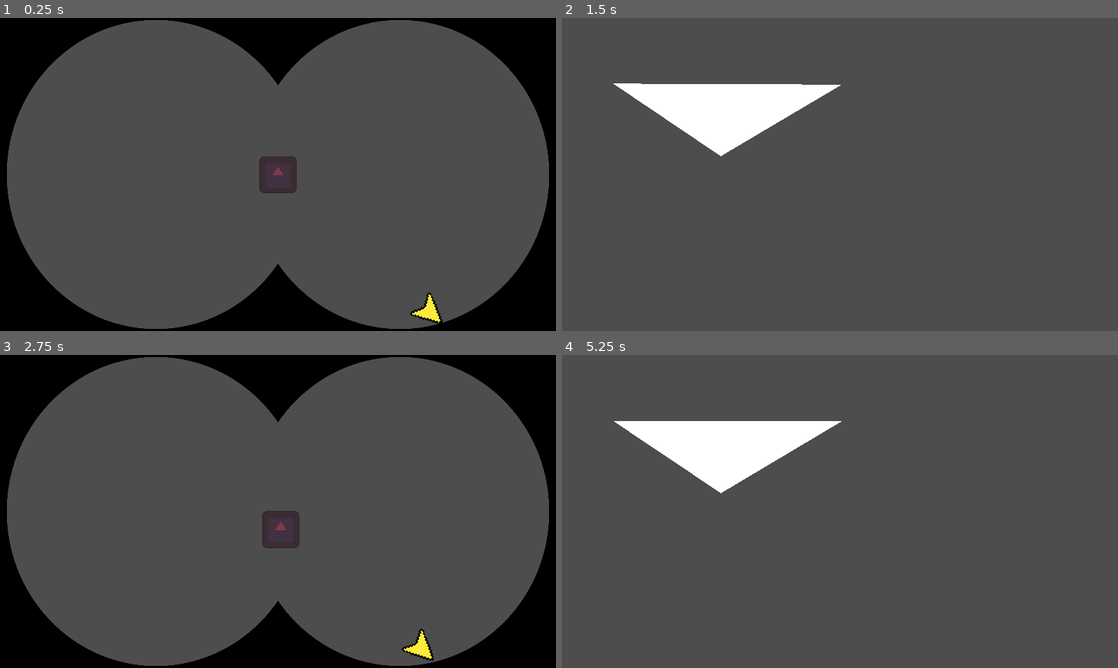
Above: before the commit, frames 1-4 (two rows, left to right).
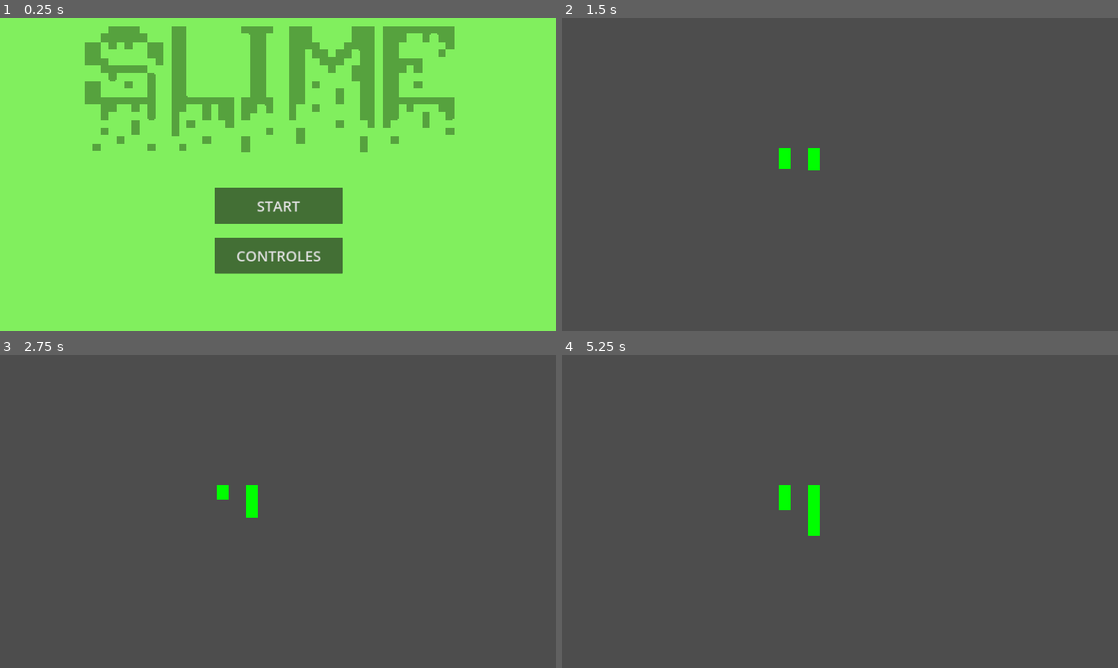
Above: after the commit, the same moments.

Repository: milksake/Slime
Game: Godot game, scene res://scenes/Menu.tscn
Two runs of this game, one before a commit and one after it. Both use one fixed random seed, a clock stepped at 60 frames per second and the inputs below. Before the commit the project starts from res://scenes/game.tscn. The engine's default icon, where the game draws it, is replaced by a stand-in: a white triangle on a blue panel in a dark square.
Inputs (mouse positions are in pixels of both pictures, inside the frame that each line leads up to):
- Up to frame 1 (0.25 s): no input
- Up to frame 2 (1.5 s): click (840, 205) at 0.5 s, where only the run after the commit has a clickable "START"; move the mouse to (962, 158) at 1.27 s; hold Right (ui_right) from 1.28 s (still down); tap X (change_to_avion) at 1.35 s; click (962, 158) at 1.42 s
- Up to frame 3 (2.75 s): move the mouse to (166, 527) at 2.02 s; release Right (ui_right) at 2.03 s; hold A (limpiar_moco_izq) from 2.03 s (still down); tap Z (change_to_binocular) at 2.1 s
- Up to frame 4 (5.25 s): move the mouse to (895, 442) at 2.77 s; release A (limpiar_moco_izq) at 2.78 s; hold Right (ui_right) 2.78-4.28 s; tap C (change_to_moco) at 2.85 s; move the mouse to (812, 574) at 3.52 s; click (812, 574) at 3.6 s; move the mouse to (1006, 558) at 4.27 s; hold D (limpiar_moco_der) 4.28-5.03 s; hold A (limpiar_moco_izq) from 4.28 s (still down); tap Enter at 5 s; move the mouse to (673, 464) at 5.02 s; tap X (change_to_avion) at 5.1 s

The runs differ from the first frame. In frame 1, 100% of the frame differs, in the area x 0-100%, y 0-100%; in frame 2, 5.0%; in frame 3, 22%; in frame 4, 5.3%.

Commit message:
SimpleMenu

Diff:
--- a/project.godot
+++ b/project.godot
@@ -11,7 +11,7 @@
 [application]
 
 config/name="Slime"
-run/main_scene="res://scenes/game.tscn"
+run/main_scene="res://scenes/menu.tscn"
 config/features=PackedStringArray("4.2", "Mobile")
 config/icon="res://icon.svg"
 
--- a/scenes/Menu.tscn
+++ b/scenes/Menu.tscn
@@ -6,15 +6,12 @@
 [node name="Menu2" type="Node"]
 script = ExtResource("1_oicxc")
 
-[node name="Slime" type="Sprite2D" parent="."]
-texture_filter = 2
-position = Vector2(1001, 305)
-scale = Vector2(2.3568, 2.38889)
-texture = ExtResource("1_7aok0")
-
-[node name="ParallaxBackground" type="ParallaxBackground" parent="."]
-
-[node name="ParallaxLayer" type="ParallaxLayer" parent="ParallaxBackground"]
+[node name="ColorRect" type="ColorRect" parent="."]
+offset_left = -110.0
+offset_top = -27.0
+offset_right = 2016.0
+offset_bottom = 1142.0
+color = Color(0.505882, 0.937255, 0.368627, 1)
 
 [node name="START" type="Button" parent="."]
 anchors_preset = 8
@@ -22,10 +19,10 @@
 anchor_top = 0.5
 anchor_right = 0.5
 anchor_bottom = 0.5
-offset_left = -221.5
-offset_top = -62.0
-offset_right = 221.5
-offset_bottom = 62.0
+offset_left = -219.0
+offset_top = 46.0
+offset_right = 224.0
+offset_bottom = 170.0
 grow_horizontal = 2
 grow_vertical = 2
 theme_override_font_sizes/font_size = 50
@@ -37,10 +34,10 @@
 anchor_top = 0.5
 anchor_right = 0.5
 anchor_bottom = 0.5
-offset_left = -221.0
-offset_top = 95.0
-offset_right = 222.0
-offset_bottom = 219.0
+offset_left = -219.0
+offset_top = 218.0
+offset_right = 224.0
+offset_bottom = 342.0
 grow_horizontal = 2
 grow_vertical = 2
 theme_override_font_sizes/font_size = 50
@@ -51,6 +48,7 @@
 autoplay = true
 
 [node name="Controls" type="ColorRect" parent="."]
+visible = false
 anchors_preset = 8
 anchor_left = 0.5
 anchor_top = 0.5
@@ -84,6 +82,23 @@
 theme_override_font_sizes/font_size = 50
 text = "X"
 
+[node name="Control" type="Control" parent="."]
+layout_mode = 3
+anchors_preset = 5
+anchor_left = 0.5
+anchor_right = 0.5
+offset_left = -29.0
+offset_top = -4.0
+offset_right = 11.0
+offset_bottom = 36.0
+grow_horizontal = 2
+
+[node name="Sprite2D" type="Sprite2D" parent="Control"]
+texture_filter = 1
+position = Vector2(0, 250)
+scale = Vector2(5, 5)
+texture = ExtResource("1_7aok0")
+
 [connection signal="button_up" from="START" to="." method="_on_start_button_up"]
 [connection signal="pressed" from="CONTROLES" to="." method="_on_controles_pressed"]
 [connection signal="button_up" from="Controls/Close" to="." method="_on_close_button_up"]
Binary file changed: assets/logo.png
